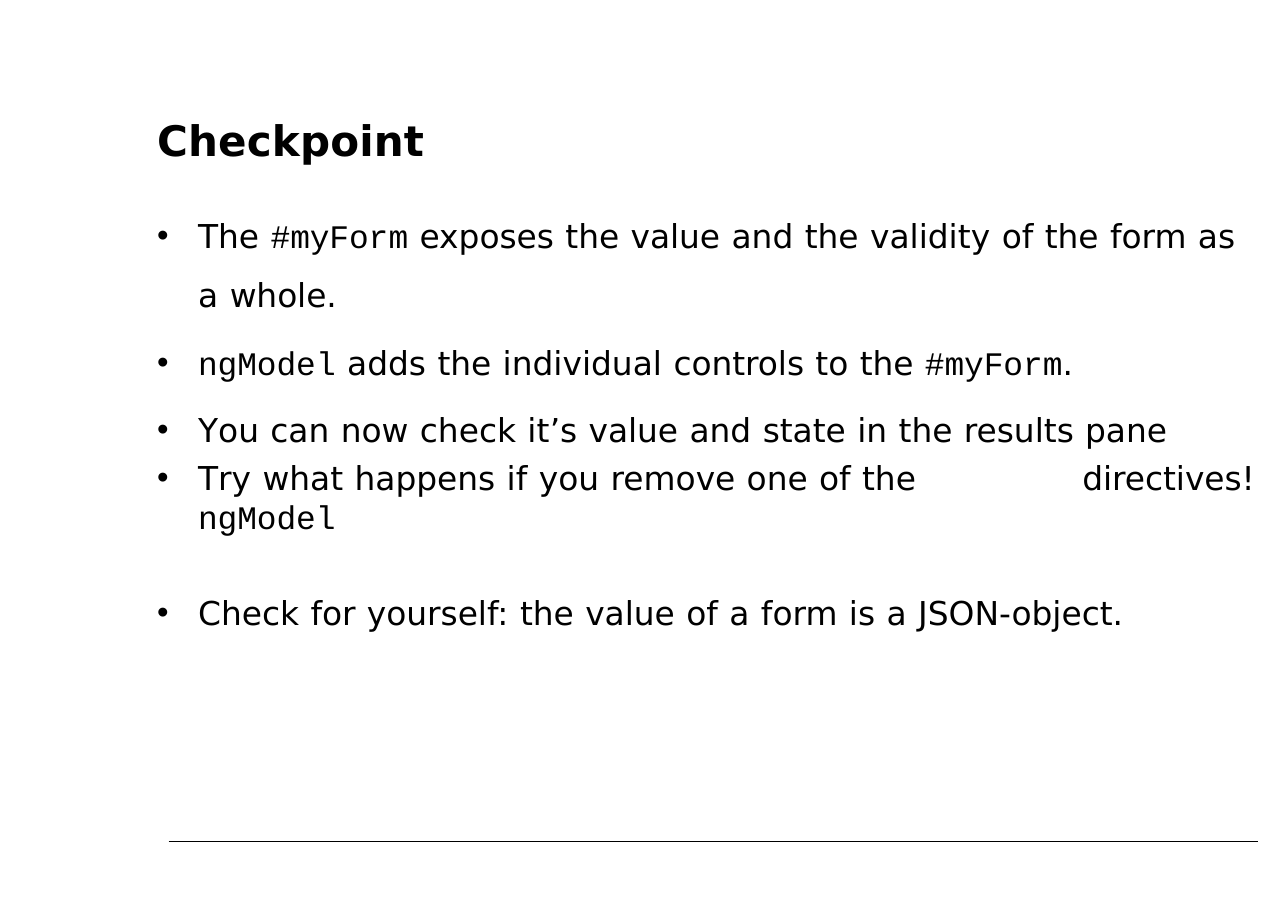
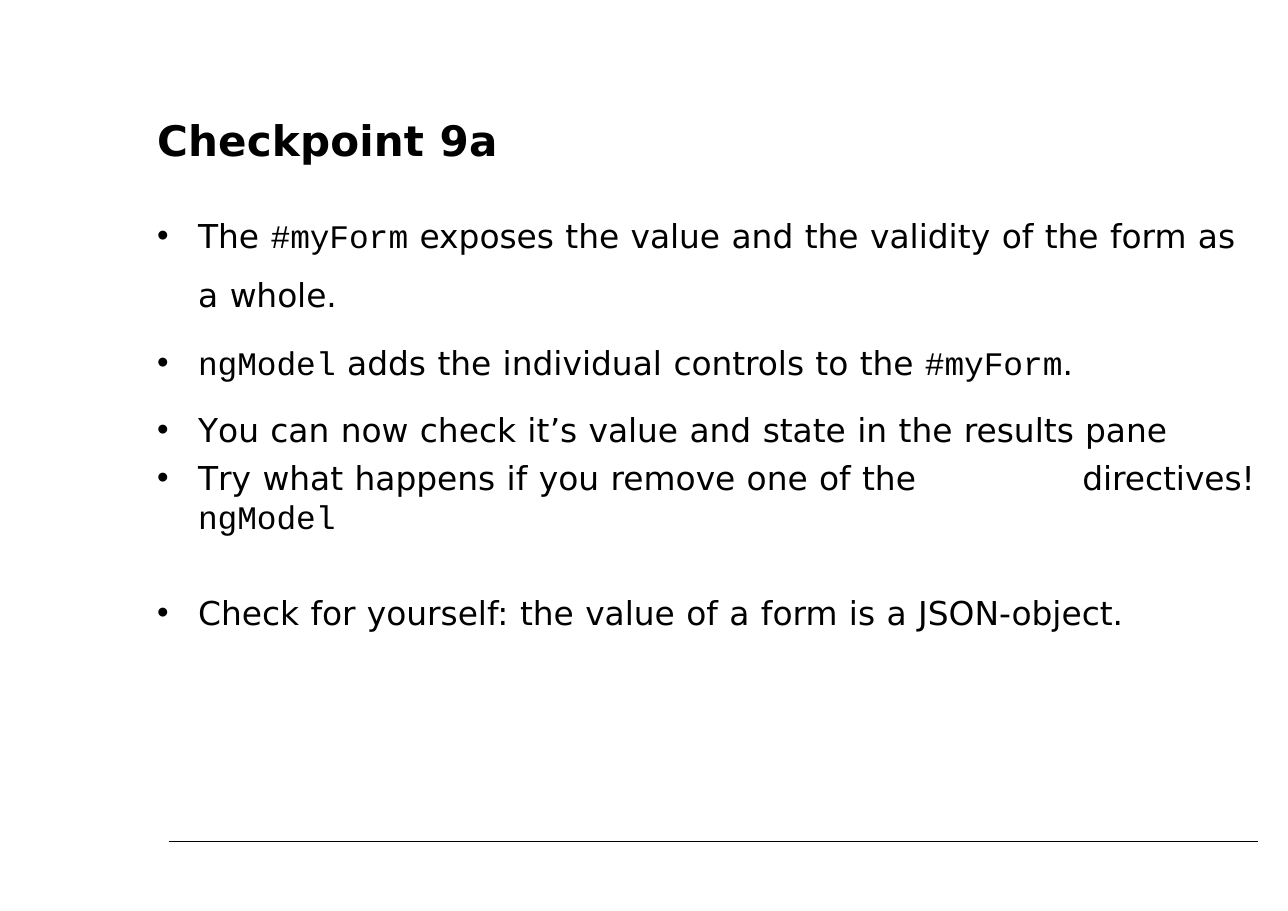
Before and after one commit to petereijgermans11/workshop-angular7, a slide deck: slide 24 of PPT/06- Angular Forms.pptx. Drawn at 1288x911 pixels with LibreOffice and Linux fonts; fonts in the diff are those of the drawing. Boxes give left, top, right and bottom in pixels: in the first picture for what was removed or moved away, otherwise in the second. Text is boxed around its words. In the diff, an @@ line names an element or a change of style, - is before the commit and + after.

```diff
--- a/PPT/06- Angular Forms.pptx
+++ b/PPT/06- Angular Forms.pptx
@@ title at (x1=157, y1=124, x2=498, y2=165): text changed @@
-Checkpoint
+Checkpoint 9a
```
Also in this commit, not shown: 4 other slides changed, 5 slides added, 3 other files.
